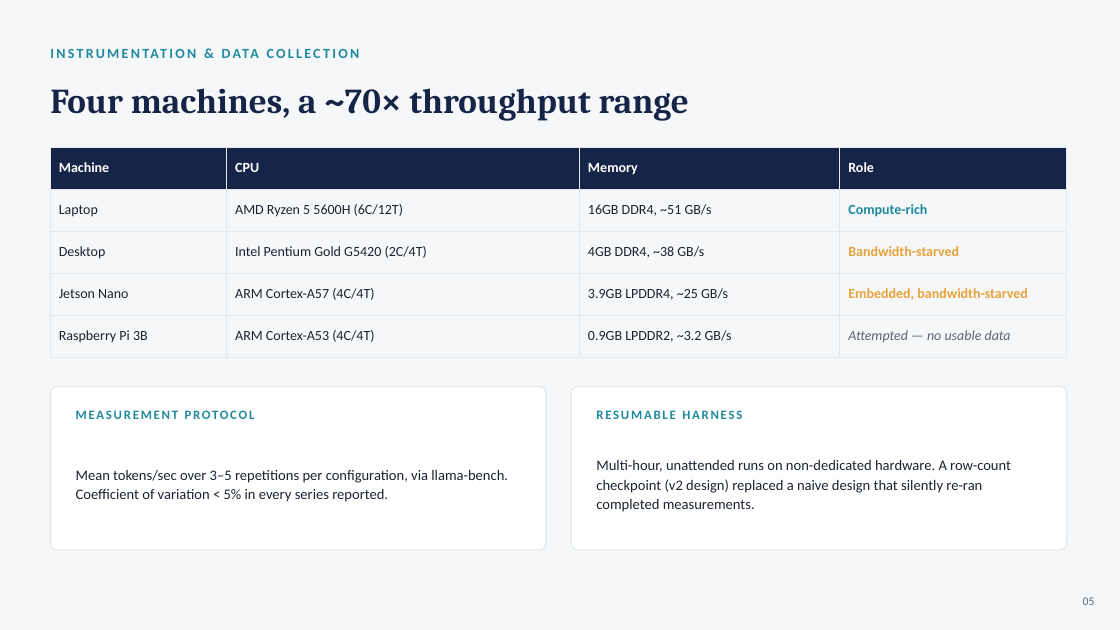
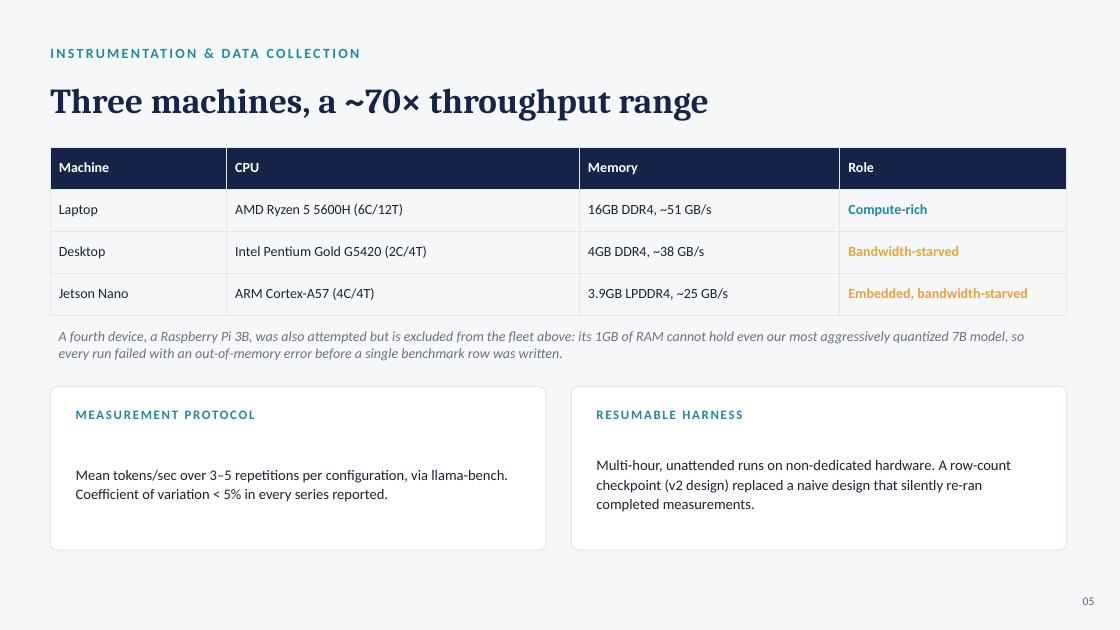
Before and after one commit to Yassine-Hattay/LLMs_inference_on_CPU, a slide deck: slide 5 of Presentation_and_report/CPU_LLM_Inference_Defense.pptx. Drawn at 1120x630 pixels with LibreOffice and Linux fonts; fonts in the diff are those of the drawing. Boxes give left, top, right and bottom in pixels: in the first picture for what was removed or moved away, otherwise in the second. Text is boxed around its words. In the diff, an @@ line names an element or a change of style, - is before the commit and + after.

```diff
--- a/Presentation_and_report/CPU_LLM_Inference_Defense.pptx
+++ b/Presentation_and_report/CPU_LLM_Inference_Defense.pptx
@@ text at box(50, 88, 709, 121): text changed @@
-Four machines, a ~70× throughput range
+Three machines, a ~70× throughput range
@@ table at box(50, 147, 1067, 315) @@
-row 5: Raspberry Pi 3B | ARM Cortex-A53 (4C/4T) | 0.9GB LPDDR2, ~3.2 GB/s | Attempted — no usable data
@@ text added at box(59, 331, 1025, 361), 12 pt, text #6B7280, italic @@
+A fourth device, a Raspberry Pi 3B, was also attempted but is excluded from the fleet above: its 1GB of RAM cannot hold even our most aggressively quantized 7B model, so every run failed with an out-of-memory error before a single benchmark row was written.
```
Also in this commit, not shown: 7 other slides changed, 1 other file.
